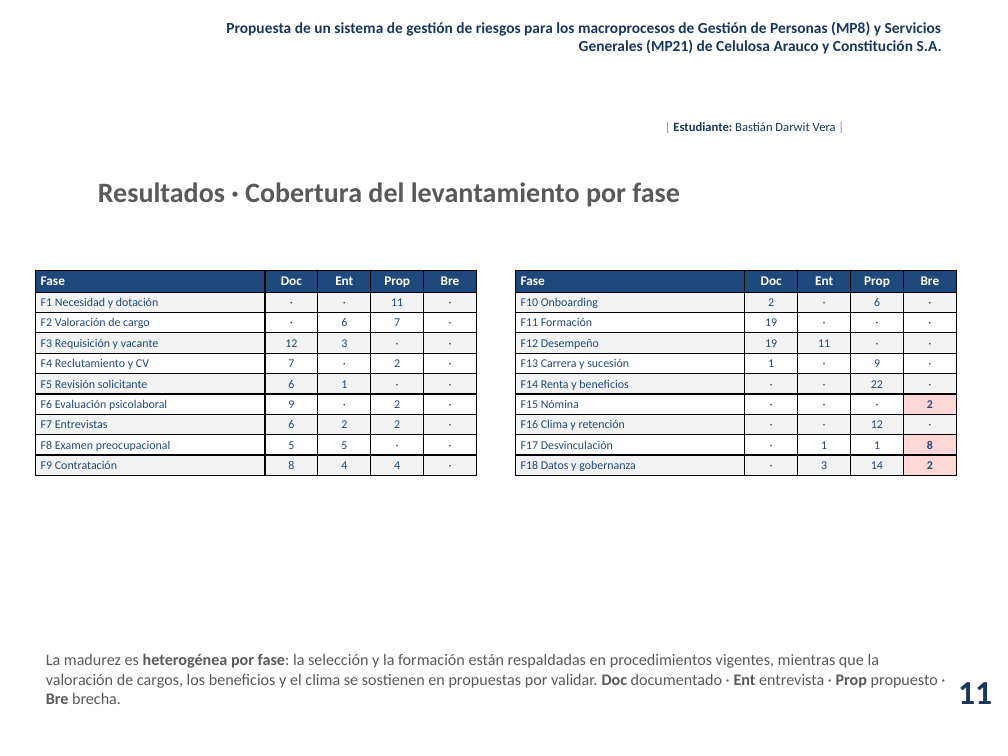
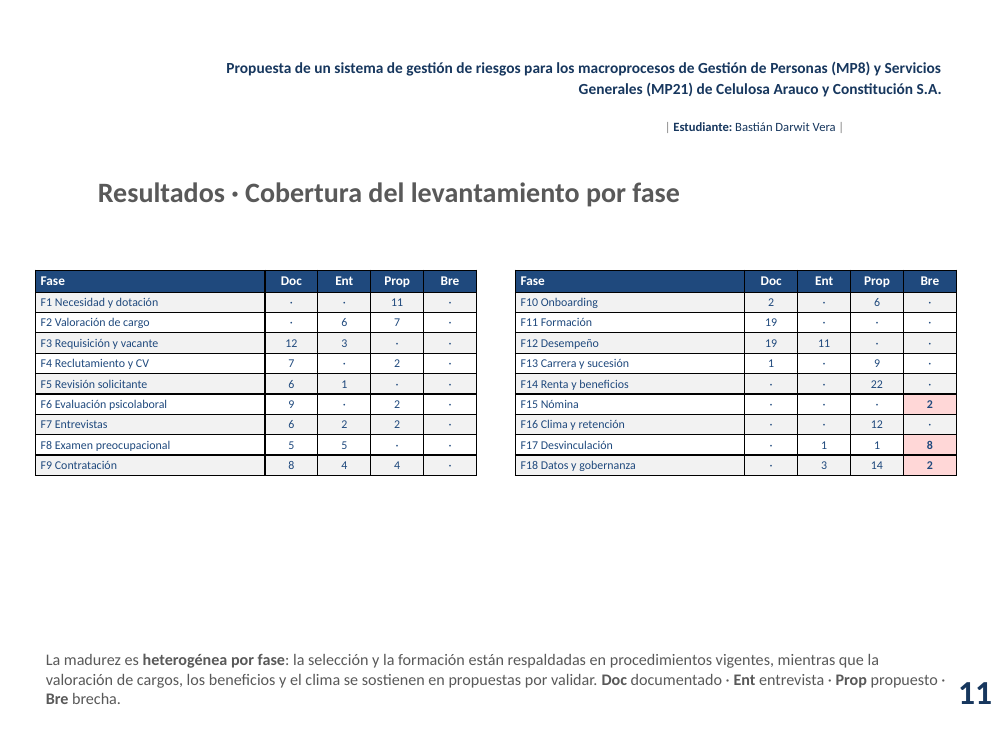
Before and after one commit to BastianDarwit/AFE, a slide deck: slide 11 of Avance_1_TFG_Bastian_Darwit_v4.pptx. Drawn at 1008x756 pixels with LibreOffice and Linux fonts; fonts in the diff are those of the drawing; background and template pictures are left out. Boxes give left, top, right and bottom in pixels: in the first picture for what was removed or moved away, otherwise in the second. Text is boxed around its words. In the diff, an @@ line names an element or a change of style, - is before the commit and + after.

```diff
--- a/Avance_1_TFG_Bastian_Darwit_v4.pptx
+++ b/Avance_1_TFG_Bastian_Darwit_v4.pptx
@@ text "Propuesta de un sistema de ...": place and size @@
-text "Propuesta de un sistema de ..." at (226, 22, 942, 54)
+text "Propuesta de un sistema de ..." at (226, 61, 942, 97)
@@ text "Propuesta de un sistema de ..." at (226, 61, 942, 97): line spacing 1 to 1.12; vertical alignment top to middle @@
```
Also in this commit, not shown: 13 other slides changed.
